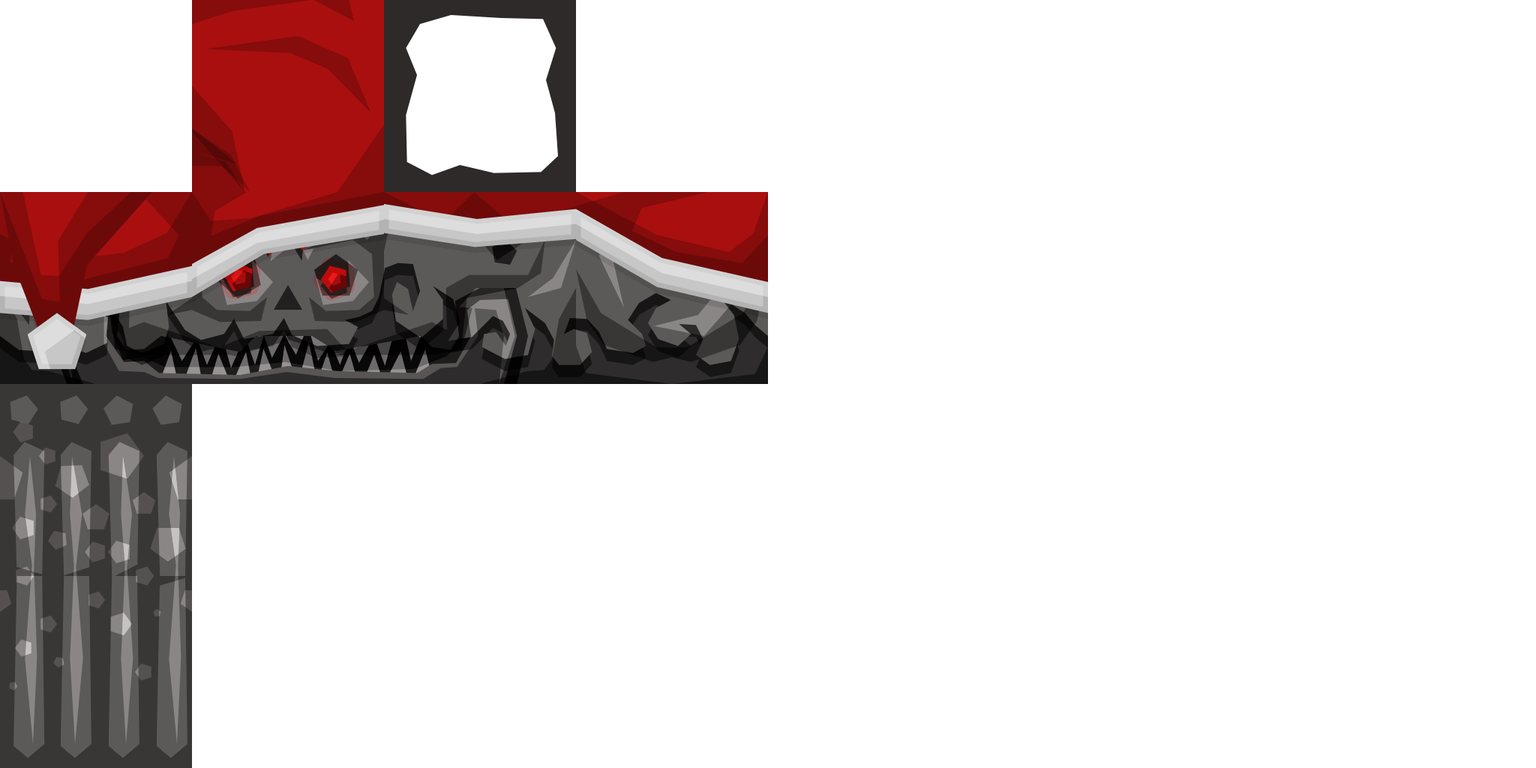
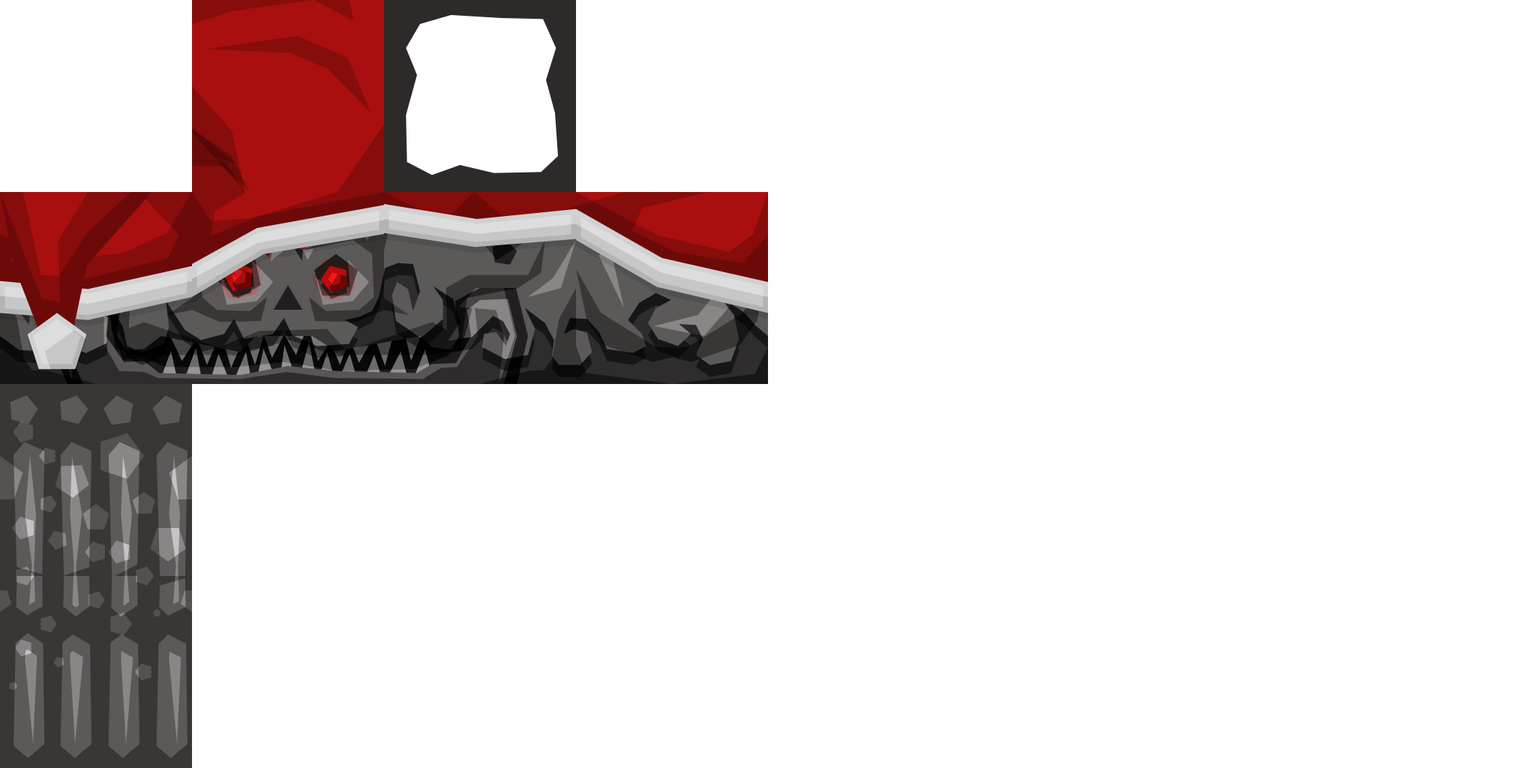
Before/after of a 1536px x 768px layered artwork. What changed in the layer stack:
painted on "Forme 2" over [14,605,187,645]
painted on "Forme 4" over [25,600,182,658]
